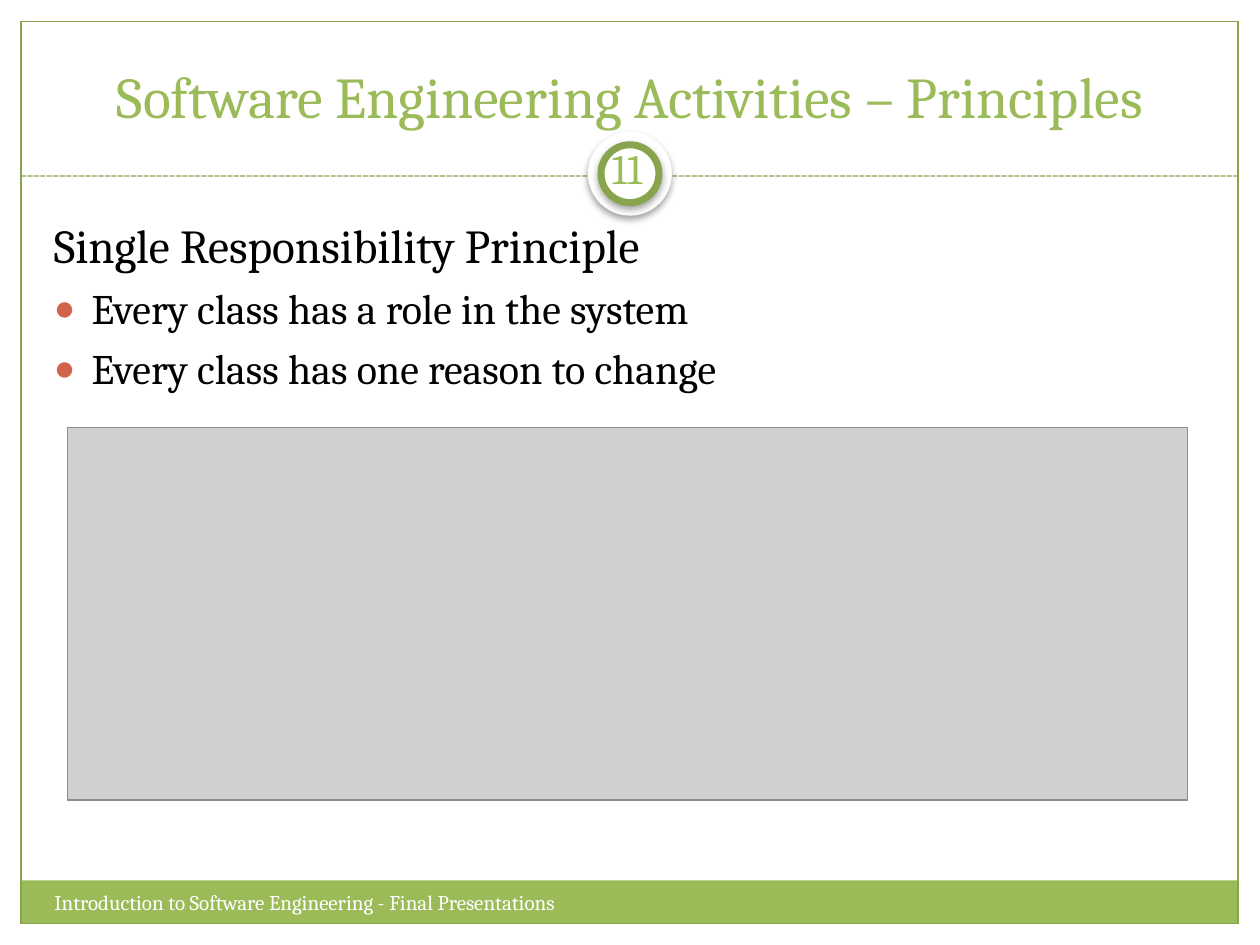
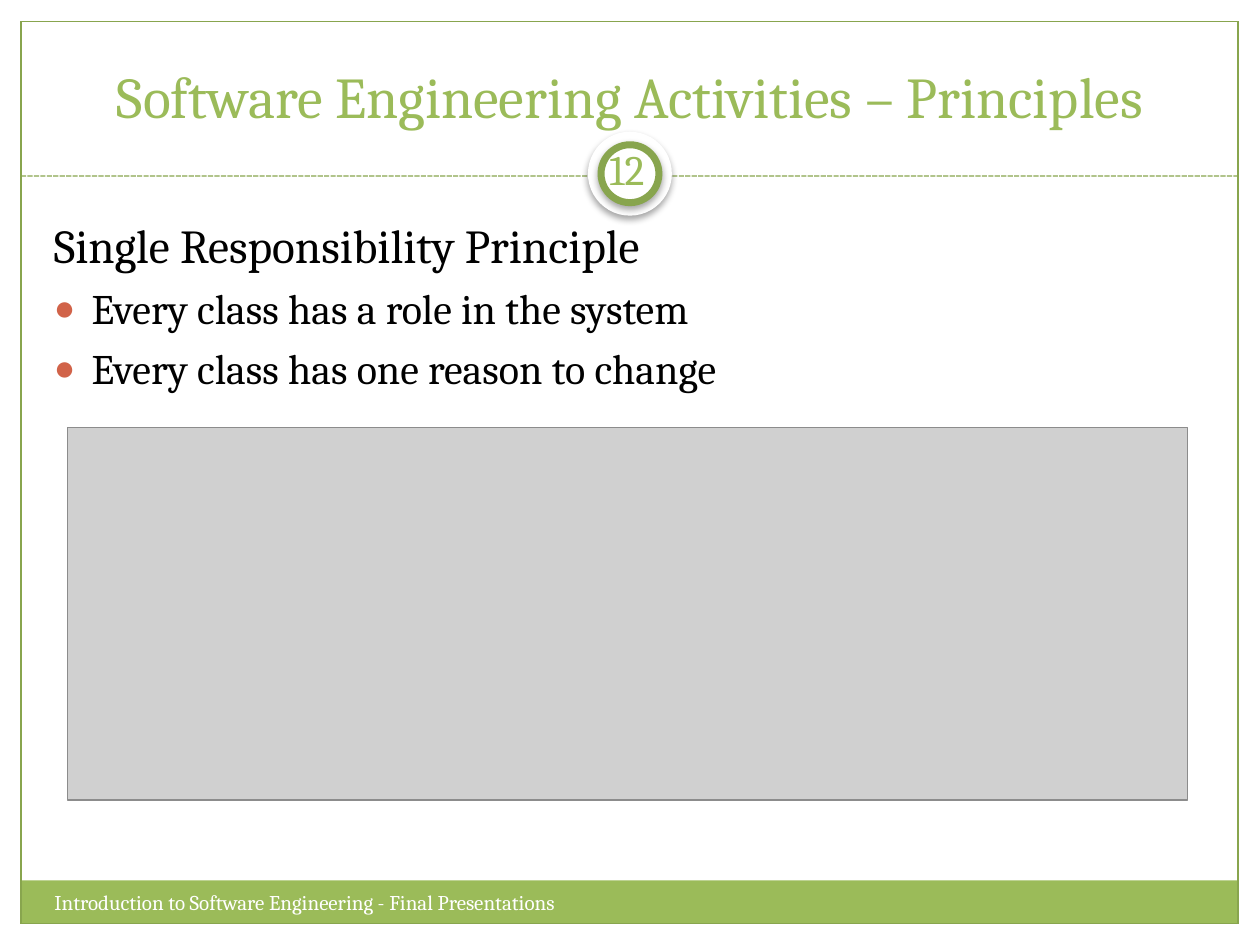
Before and after one commit to Sang712UMA/PetsApp, a slide deck: slide 12 of Presentation/Final Presentation.pptx (slide 11 before the commit). Drawn at 1260x945 pixels with LibreOffice and Linux fonts; fonts in the diff are those of the drawing; grey boxes stand for pictures. Boxes give left, top, right and bottom in pixels: in the first picture for what was removed or moved away, otherwise in the second. Text is boxed around its words. In the diff, an @@ line names an element or a change of style, - is before the commit and + after.

```diff
--- a/Presentation/Final Presentation.pptx
+++ b/Presentation/Final Presentation.pptx
@@ text at (609,146,644,195): text changed @@
-11
+12
```
Also in this commit, not shown: 17 other slides changed, 1 slide added.
